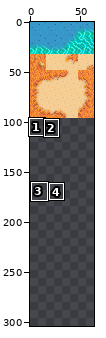
Sprite sheet, stored at SmallBeachFarm/assets/tilesheets/minervamaga.cp.eemieMapRecolour/fall_smallBeachFarm_orange.png. Above, an overview of the earlier version with the close-up marked.
Close-up. Before the commit:
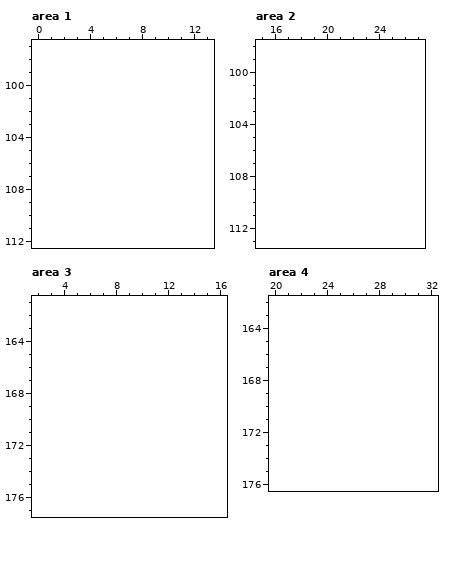
The file is 64x96 pixels. Colours within 5 levels of each other are drawn and written as one. Shown: area 1: x 0..13, y 97..112; area 2: x 15..27, y 98..113; area 3: x 2..16, y 161..177; area 4: x 20..32, y 162..176. The old version is drawn lined up with the new one, on the new canvas. The commit also changed other parts of the picture, which this record leaves out.
New version:
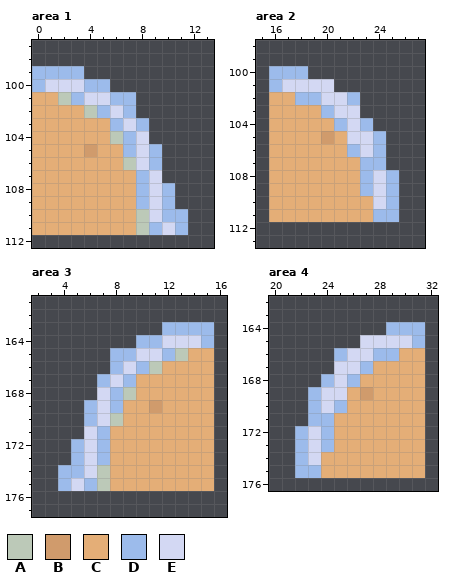
Palette (. is transparent): A #bcc9b8  B #d09b6c  C #e4ae77  D #9cbbeb  E #d3d8f3
Diff:
canvas 64x96 -> 64x304
Changed rows in their new state; - is an unchanged pixel.
Area 1:
first column x 0:
 99 DDDD--------
100 DEEEDD------
101 CCADEEDD----
102 CCCCADED----
103 CCCCCCDED---
104 CCCCCCADE---
105 CCCCBCCDED--
106 CCCCCCCAED--
107 CCCCCCCCDE--
108 CCCCCCCCDED-
109 CCCCCCCCDED-
110 CCCCCCCCAEDD
111 CCCCCCCCADED
Area 2:
first column x 16:
100 DDD-------
101 DEEEE-----
102 CCDDEED---
103 CCCCDEE---
104 CCCCCDED--
105 CCCCBCEED-
106 CCCCCCDED-
107 CCCCCCCDD-
108 CCCCCCCDED
109 CCCCCCCDED
110 CCCCCCCCED
111 CCCCCCCCDD
Area 3:
first column x 4:
163 --------DDDD
164 ------DDEEED
165 ----DDEEDACC
166 ----DEDACCCC
167 ---DEDCCCCCC
168 ---EDACCCCCC
169 --DEDCCBCCCC
170 --DEACCCCCCC
171 --EDCCCCCCCC
172 -DEDCCCCCCCC
173 -DEDCCCCCCCC
174 DDEACCCCCCCC
175 DEDACCCCCCCC
Area 4:
first column x 22:
164 -------DDD
165 -----EEEED
166 ---DEEDDCC
167 ---EEDCCCC
168 --DEDCCCCC
169 -DEECBCCCC
170 -DEDCCCCCC
171 -DDCCCCCCC
172 DEDCCCCCCC
173 DEDCCCCCCC
174 DECCCCCCCC
175 DDCCCCCCCC
Boxes around the changes in both close-ups, in picture pixels (x1, y1, x2, y2):
added: (32, 66, 188, 235)
added: (269, 66, 399, 222)
added: (58, 322, 214, 491)
added: (295, 322, 425, 478)
